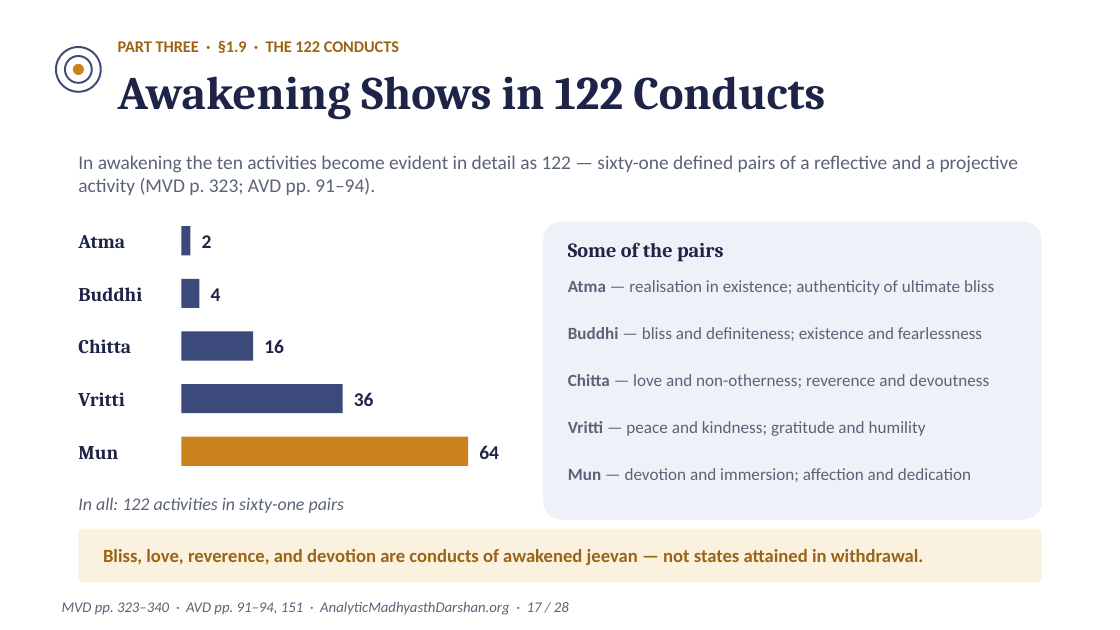
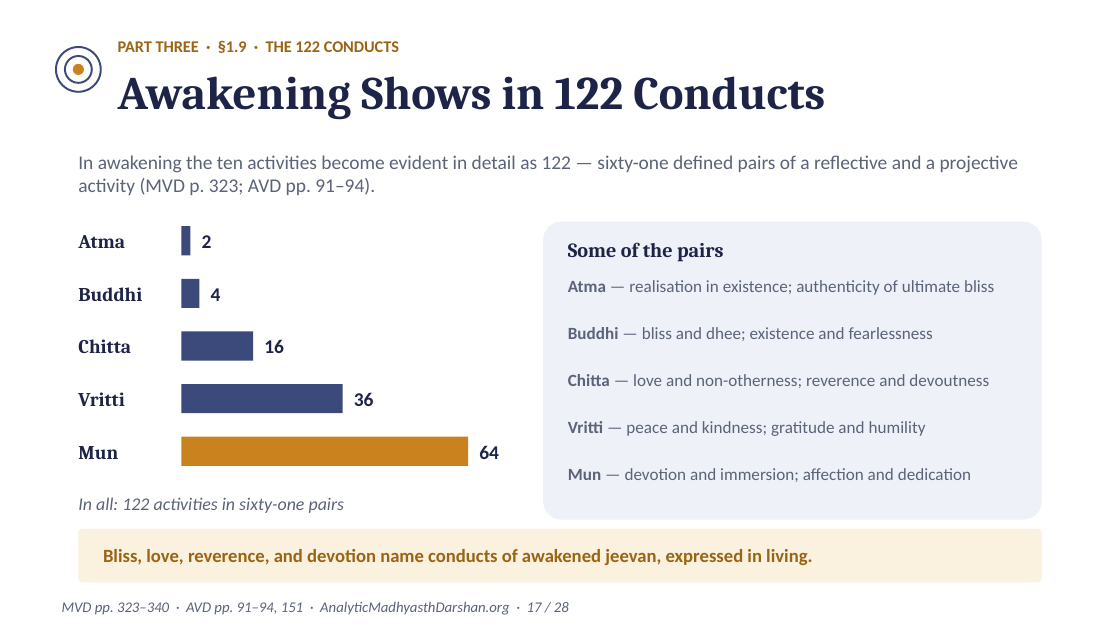
Before and after one commit to raghavamohan/AnalyticMadhyasthDarshan, a slide deck: slide 17 of Studies/Spiritual-Practice-And-Realization/Spiritual-Practice-And-Realization-Madhyasth-Darshan.pptx. Drawn at 1120x630 pixels with LibreOffice and Linux fonts; fonts in the diff are those of the drawing. Boxes give left, top, right and bottom in pixels: in the first picture for what was removed or moved away, otherwise in the second. Text is boxed around its words. In the diff, an @@ line names an element or a change of style, - is before the commit and + after.

```diff
--- a/Studies/Spiritual-Practice-And-Realization/Spiritual-Practice-And-Realization-Madhyasth-Darshan.pptx
+++ b/Studies/Spiritual-Practice-And-Realization/Spiritual-Practice-And-Realization-Madhyasth-Darshan.pptx
@@ text at (568,327,933,341): text changed @@
-Buddhi — bliss and definiteness; existence and fearlessness
+Buddhi — bliss and dhee; existence and fearlessness
@@ text at (103,549,812,565): text changed @@
-Bliss, love, reverence, and devotion are conducts of awakened jeevan — not states attained in withdrawal.
+Bliss, love, reverence, and devotion name conducts of awakened jeevan, expressed in living.
```
Also in this commit, not shown: 12 other slides changed, 16 other files.
